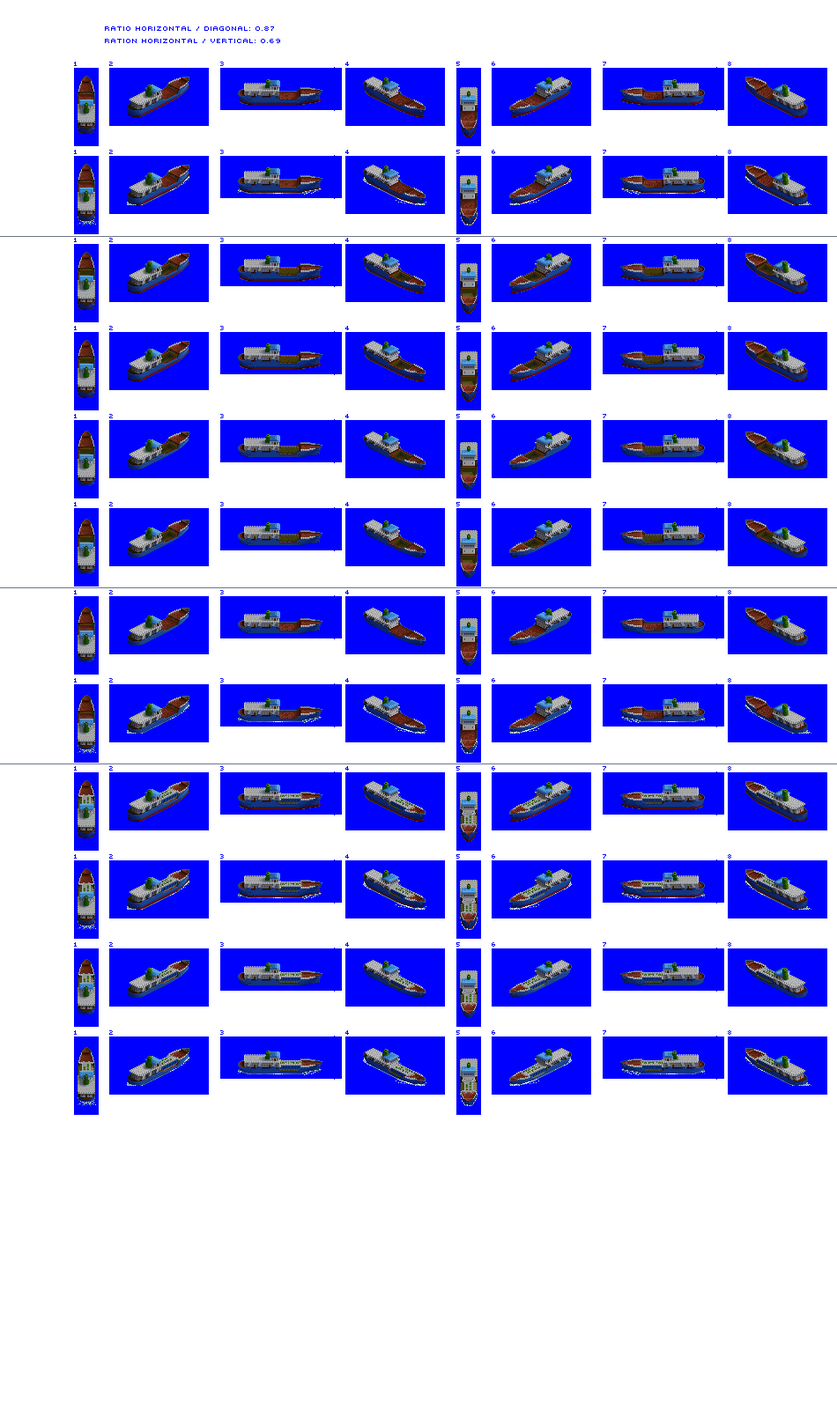
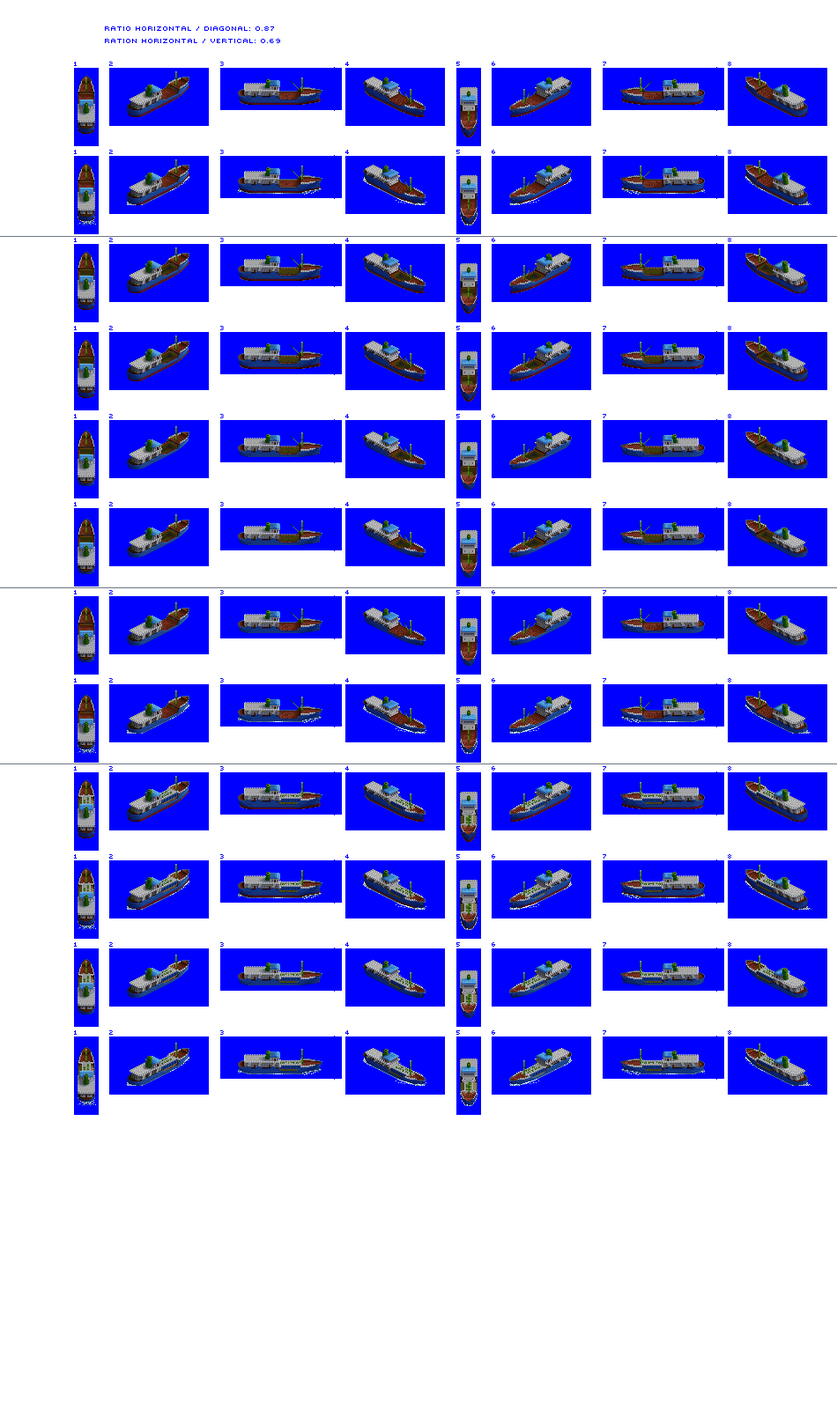
The second w=837, h=1409 image is a revision of the first. Changes to its layers:
added layer "Cranes / masts" above "hold_overlay" over [85, 71, 766, 1095]
